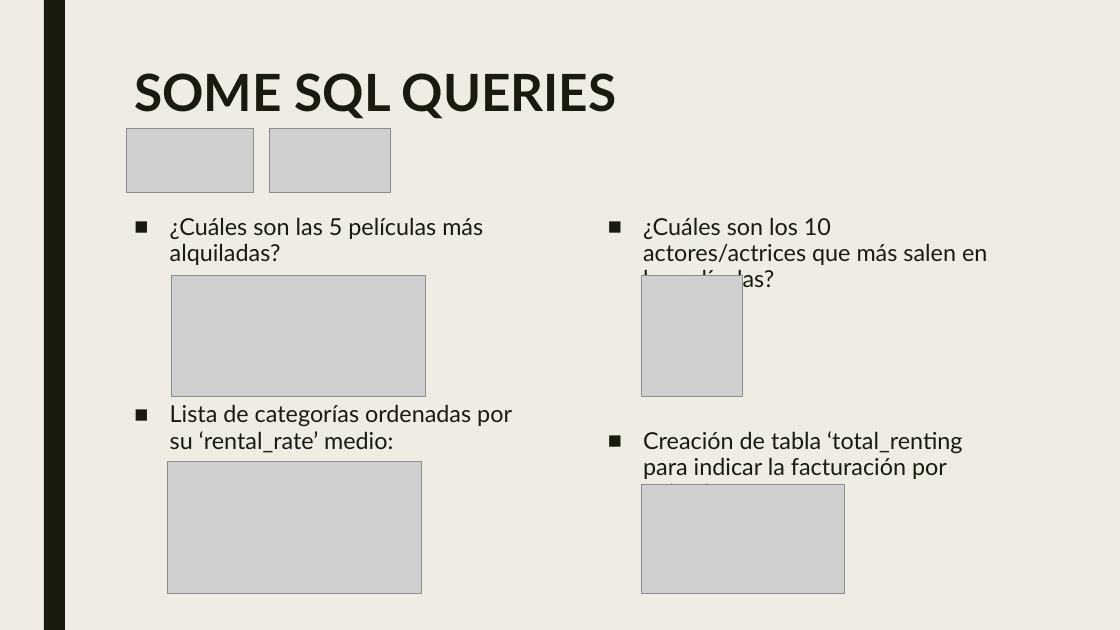
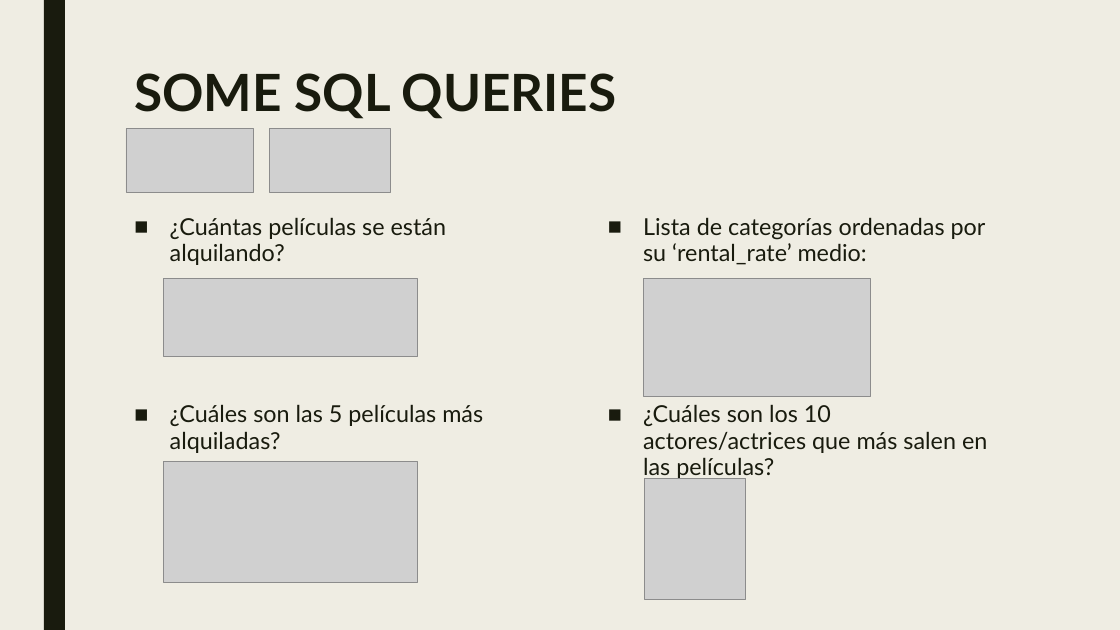
Before and after one commit to Davidteje/w3-database-project, a slide deck: slide 6 of W3 Project - Building mySQL Data-base_David Tejedor.pptx. Drawn at 1120x630 pixels with LibreOffice and Linux fonts; fonts in the diff are those of the drawing; grey boxes stand for pictures. Boxes give left, top, right and bottom in pixels: in the first picture for what was removed or moved away, otherwise in the second. Text is boxed around its words. In the diff, an @@ line names an element or a change of style, - is before the commit and + after.

```diff
--- a/W3 Project - Building mySQL Data-base_David Tejedor.pptx
+++ b/W3 Project - Building mySQL Data-base_David Tejedor.pptx
@@ text at <box>170,217,446,265</box>: paragraph added @@
+■ ¿Cuántas películas se están alquilando?
@@ text at <box>643,217,986,265</box>: paragraph added @@
+■ Lista de categorías ordenadas por su ‘rental_rate’ medio:
@@ picture added at <box>163,278,418,356</box> @@
@@ picture: place and size @@
-picture at <box>167,461,421,594</box>
+picture at <box>644,278,871,397</box>
@@ text at <box>170,404,512,453</box>: paragraph removed @@
-■ Lista de categorías ordenadas por su ‘rental_rate’ medio:
@@ text at <box>643,431,962,485</box>: paragraph removed @@
-■ Creación de tabla ‘total_renting para indicar la facturación por película
@@ picture: place and size @@
-picture at <box>171,276,426,397</box>
+picture at <box>163,461,418,582</box>
@@ picture: place and size @@
-picture at <box>642,276,743,397</box>
+picture at <box>645,479,746,600</box>
@@ picture removed at <box>642,485,844,594</box> @@
```
Also in this commit, not shown: 1 other slide changed, 2 other files.
